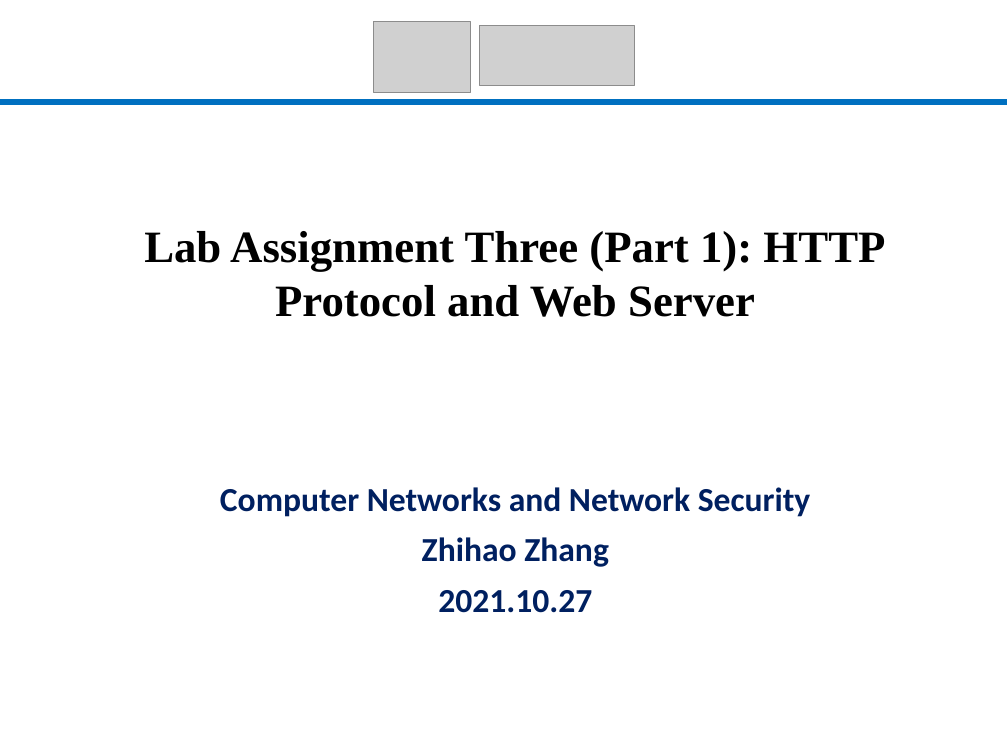
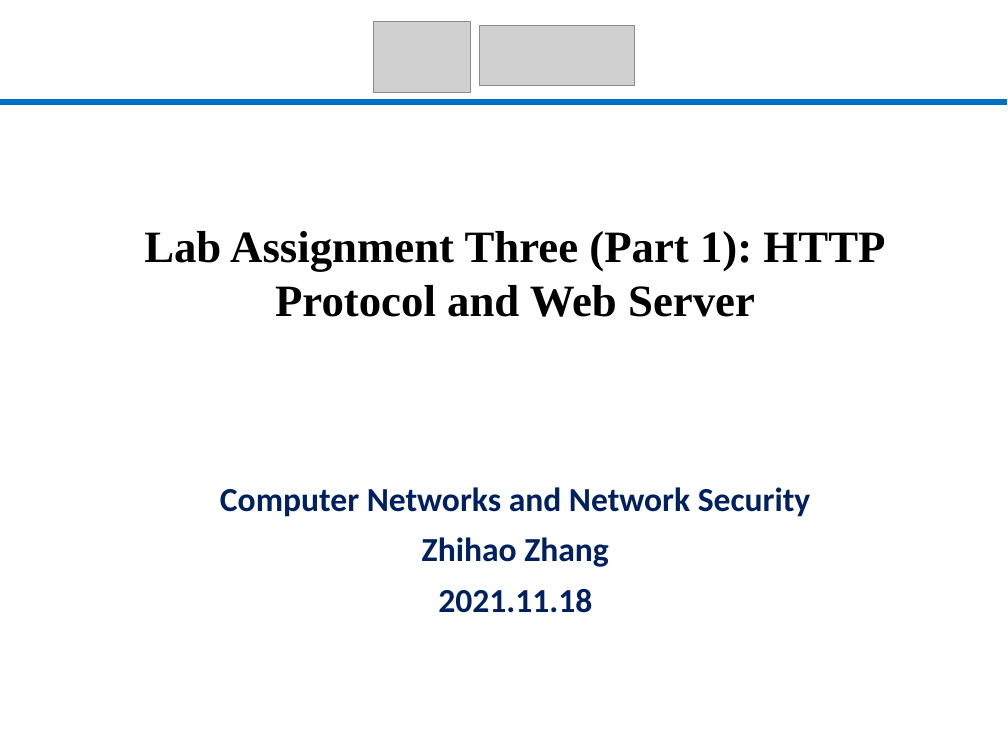
Before and after one commit to xiangq27/xiangq27.github.io, a slide deck: slide 1 of courses/cnns-xmuf21/files/assignments/assign3/overview-lab-three.pptx. Drawn at 1008x756 pixels with LibreOffice and Linux fonts; fonts in the diff are those of the drawing; grey boxes stand for pictures. Boxes give left, top, right and bottom in pixels: in the first picture for what was removed or moved away, otherwise in the second. Text is boxed around its words. In the diff, an @@ line names an element or a change of style, - is before the commit and + after.

```diff
--- a/courses/cnns-xmuf21/files/assignments/assign3/overview-lab-three.pptx
+++ b/courses/cnns-xmuf21/files/assignments/assign3/overview-lab-three.pptx
@@ subtitle at (438,588,592,613): text changed @@
-2021.10.27
+2021.11.18
```
Also in this commit, not shown: 8 other slides changed, 5 other files.
